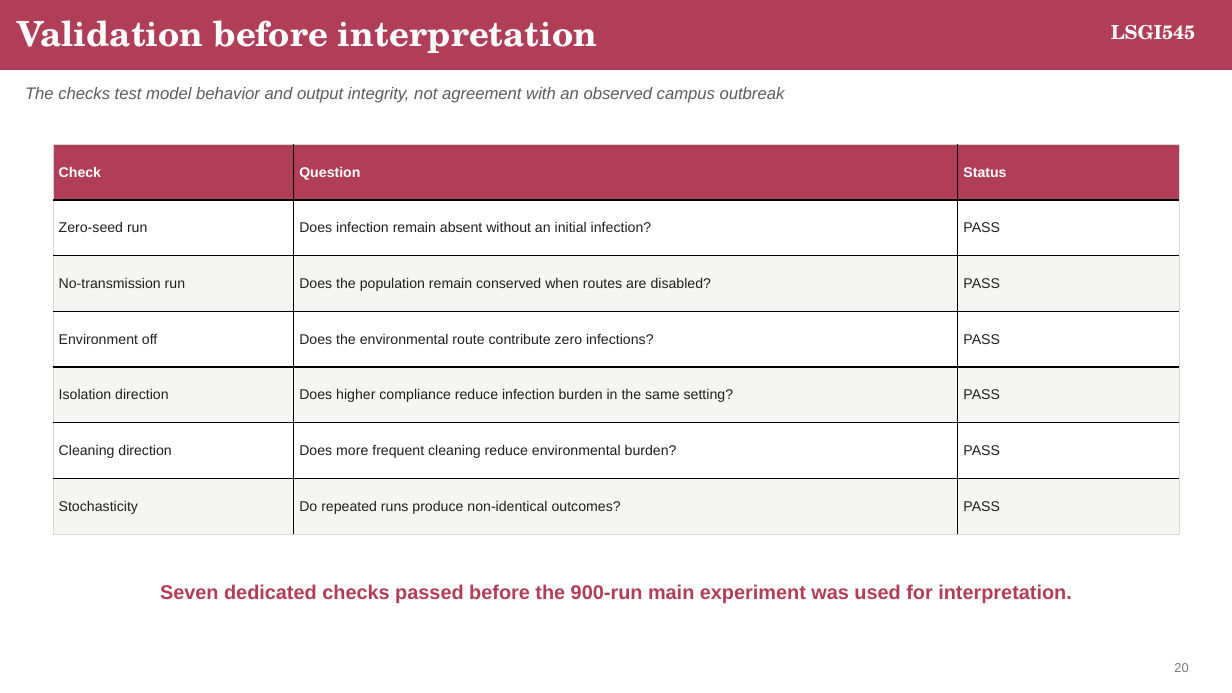
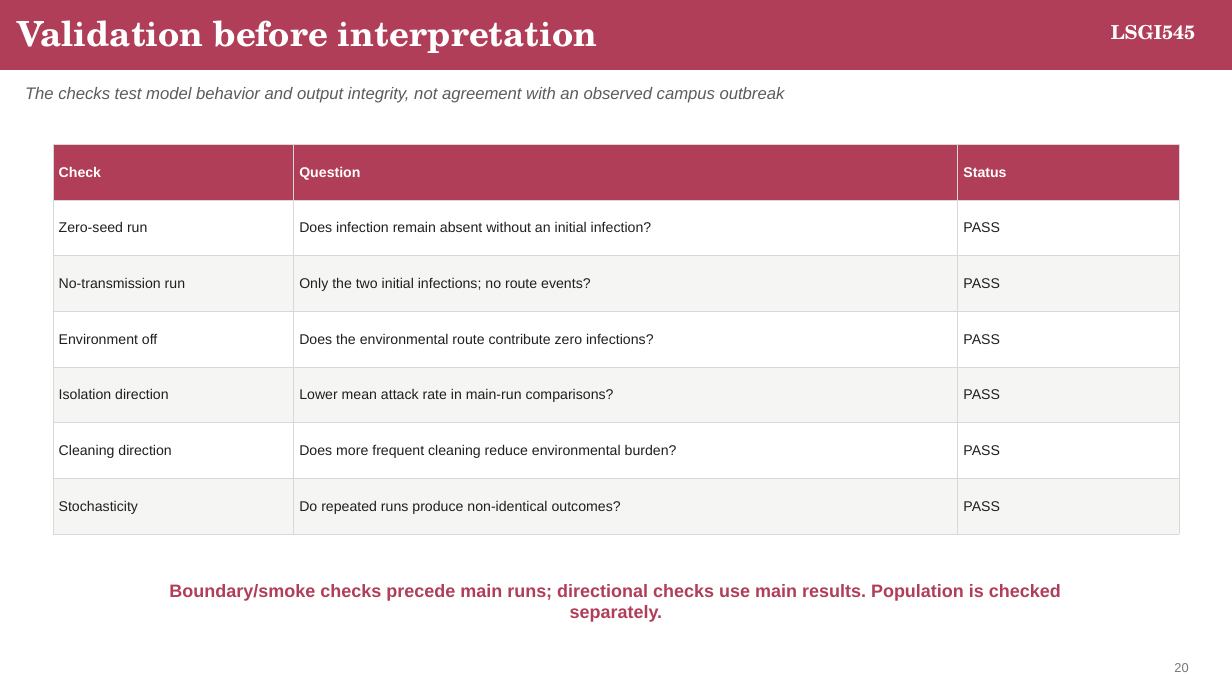
Before and after one commit to LIUXiaolu424/LSGI545-Group26, a slide deck: slide 20 of group_report_presentation/output/Norovirus_Dormitory_ABM_Group_Presentation.pptx. Drawn at 1232x693 pixels with LibreOffice and Linux fonts; fonts in the diff are those of the drawing. Boxes give left, top, right and bottom in pixels: in the first picture for what was removed or moved away, otherwise in the second. Text is boxed around its words. In the diff, an @@ line names an element or a change of style, - is before the commit and + after.

Commit message:
Correct submission references, parameter assumptions and result interpretation

```diff
--- a/group_report_presentation/output/Norovirus_Dormitory_ABM_Group_Presentation.pptx
+++ b/group_report_presentation/output/Norovirus_Dormitory_ABM_Group_Presentation.pptx
@@ table at [53, 144, 1179, 534] @@
-row 3, column 2: Does the population remain conserved when routes are disabled?
+row 3, column 2: Only the two initial infections; no route events?
-row 5, column 2: Does higher compliance reduce infection burden in the same setting?
+row 5, column 2: Lower mean attack rate in main-run comparisons?
@@ borders changed @@
@@ text at [169, 584, 1061, 622]: text changed; size 15.5 to 14 pt @@
-Seven dedicated checks passed before the 900-run main experiment was used for interpretation.
+Boundary/smoke checks precede main runs; directional checks use main results. Population is checked separately.
```
Also in this commit, not shown: 18 other slides changed, 7 other files.
